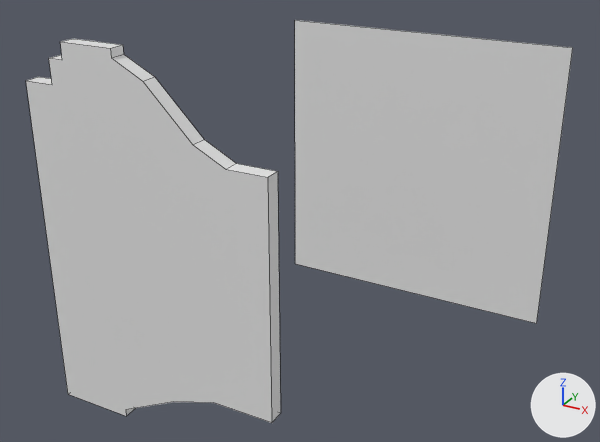
Before and after pictures for a commit that changed the OBJ model src/main/resources/assets/malisisdoors/models/saloon_door.obj.
Both versions are drawn from a 50 mm lens placed at (2.26, -2.62, 2.33), pointed at (0.62, 0.36, 0.83). Lighting does not change. The marker at lower right points along +X, +Y and +Z. Mesh edges are drawn as thin lines. Where no turn or scale is listed for an object, it has been applied to the vertices.
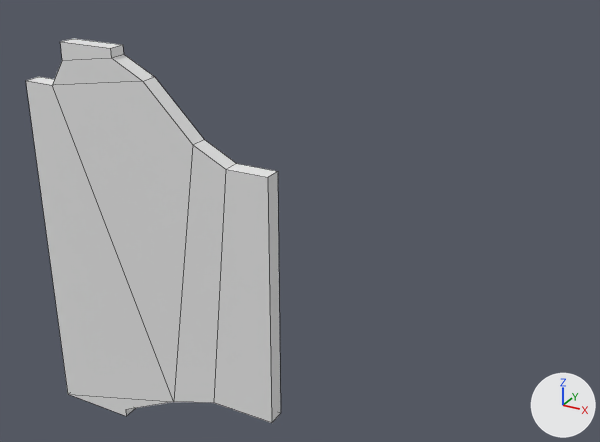
Commit message: Fixed saloon door model Added saloon door to batch buffer

What differs and where, as boxes [x1, y1, x2, y2] in the pictures (600 x 442 px):
```json
{"object": "Plane.001", "change": "deleted", "before": [295, 20, 573, 323]}
{"part": 1, "of": "me_plane", "change": "built on", "before": [35, 52, 230, 405], "after": [35, 52, 230, 405]}
```

Scene script edits in JSON lines:
```json
{"op": "add", "block": "mat_none", "code": ["mat_none = principled_material('None')", "mat_none.base_color = (0.8, 0.8, 0.8)  # white #e7e7e7", "mat_none.roughness = 1.0"]}
{"block": "me_plane", "where": "# used by ob_plane; location = (0.0, 0.0, 0.0)"}
{"op": "remove", "block": "me_plane", "code": "me_plane.from_pydata(...)  # 34 vertices, 19 faces; spans x 0.0..1.0, y -0.53..-0.47, z 0.25..1.75"}
{"op": "add", "block": "me_plane", "code": "me_plane.from_pydata(...)  # 32 vertices, 30 faces; spans x 0.0..1.0, y -0.53..-0.47, z 0.25..1.75"}
{"block": "me_plane", "change": "me_plane part 1"}
{"block": "me_plane", "change": "2 vertices are removed from x 0.12, y -0.53..-0.47, z 1.69"}
{"block": "me_plane", "change": "4 faces are deleted"}
{"block": "me_plane", "change": "15 new faces join them"}
{"op": "add", "block": "me_plane", "code": "me_plane.materials.append(mat_none)  # white #e7e7e7"}
{"op": "remove", "block": "ob_plane_001", "code": ["ob_plane_001 = bpy.data.objects.new('Plane.001', me_plane_001)", "ob_plane_001.location = (0.0, 0.0, 0.0)"]}
```
